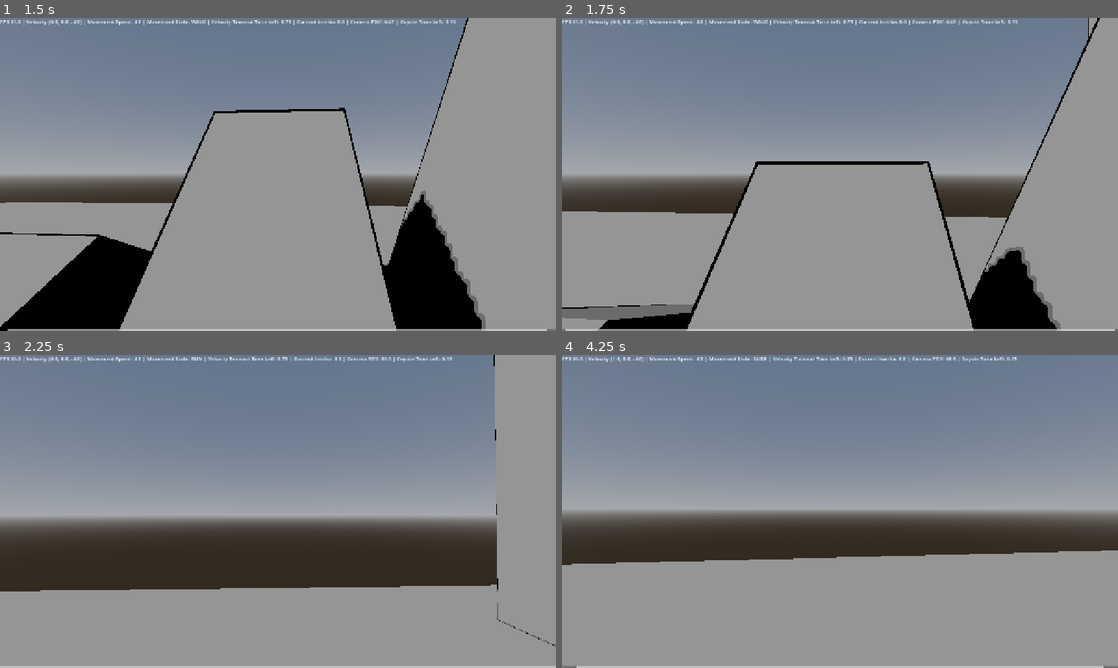
Above: before the commit, frames 1-4 (two rows, left to right).
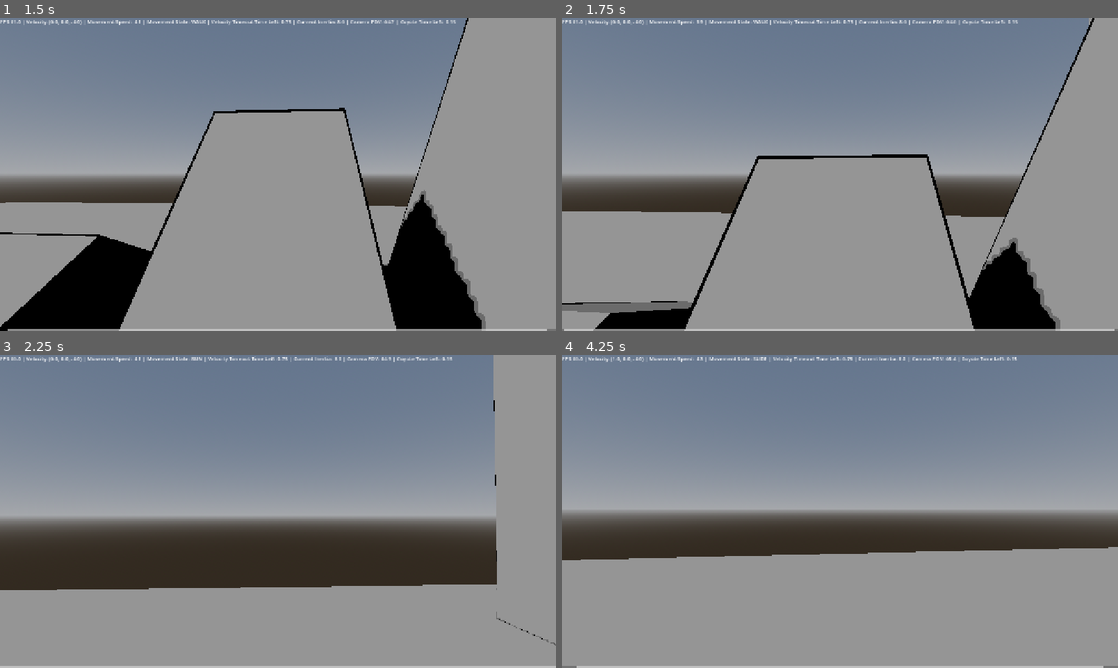
Above: after the commit, the same moments.

Repository: naxemis/multiplayer-fps
Game: Godot game, scene res://scenes/root/root.tscn
Same seed, same stepped clock (60 frames per second), same inputs: the game is played once before the commit and once after it.
Inputs (mouse positions are in pixels of both pictures, inside the frame that each line leads up to):
- Up to frame 1 (1.5 s): move the mouse to (305, 174) at 0.52 s; hold C (slide) 0.53-1.28 s; hold W (forward) from 0.53 s (still down); tap Ctrl (change_wall_jump_direction) at 0.77 s; move the mouse to (250, 174) at 1.27 s; tap Middle mouse button (free_look) at 1.35 s
- Up to frame 2 (1.75 s): keep holding W (forward); tap Ctrl (change_wall_jump_direction) at 1.52 s; tap C (slide) at 1.55 s
- Up to frame 3 (2.25 s): keep holding W (forward); move the mouse to (289, 505) at 2.02 s; hold Shift (run) from 2.03 s (still down)
- Up to frame 4 (4.25 s): keep holding W (forward); tap C (slide) at 2.3, 2.85 s; move the mouse to (834, 517) at 2.77 s; release Shift (run) at 2.78 s; tap Ctrl (change_wall_jump_direction) at 3.02, 3.77 s; move the mouse to (878, 514) at 3.52 s; hold C (slide) from 3.53 s (still down)

Frame 1 is identical in both runs. In frame 2, 3.0% of the frame differs, in the area x 0-97%, y 0-100%; in frame 3, 0.4%; in frame 4, 1.2%.

Commit message:
fix(state_machine): correct ray cast target values

Diff:
--- a/scripts/player/components/movement_state_machine.gd
+++ b/scripts/player/components/movement_state_machine.gd
@@ -49,23 +49,13 @@
 	return ray_cast
 
 func _create_ray_casts() -> bool:
-	_uncrouch_ray_cast = _make_ray_cast(Vector3(0, 1.2, 0), Vector3(0, -0.6, 0))
-	_unslide_ray_cast = _make_ray_cast(Vector3(0, 0.6, 0), Vector3(0, -0.6, 0))
+	_uncrouch_ray_cast = _make_ray_cast(Vector3(0, 1.2, 0), Vector3(0, 0.6, 0))
+	_unslide_ray_cast = _make_ray_cast(Vector3(0, 0.6, 0), Vector3(0, 0.6, 0))
 	return true
 
 func _player_stand_up_check() -> void:
 	_uncrouch_ray_cast_colliding = _uncrouch_ray_cast.is_colliding()
 	_unslide_ray_cast_colliding = _unslide_ray_cast.is_colliding()
-
-var coyote_time_left: float = 0.0
-var coyote_time_active: bool = true
-func _calculate_coyote_time(delta: float) -> void:
-	if _player.is_on_floor():
-		coyote_time_left = default_coyote_time
-	else:
-		coyote_time_left -= delta
-
-	coyote_time_active = coyote_time_left > 0.0
 
 func _is_moving() -> bool:
 	return _player.movement_directions.x != 0 or _player.movement_directions.z != 0
@@ -81,6 +71,16 @@
 
 func _is_on_ground() -> bool:
 	return _player.is_on_floor() and _player.velocity.y	<= 0
+
+var coyote_time_left: float = 0.0
+var coyote_time_active: bool = true
+func _calculate_coyote_time(delta: float) -> void:
+	if _is_on_ground():
+		coyote_time_left = default_coyote_time
+	else:
+		coyote_time_left -= delta
+
+	coyote_time_active = coyote_time_left > 0.0
 
 func _can_jump_off_ground() -> bool:
 	return _is_on_ground() and coyote_time_active
